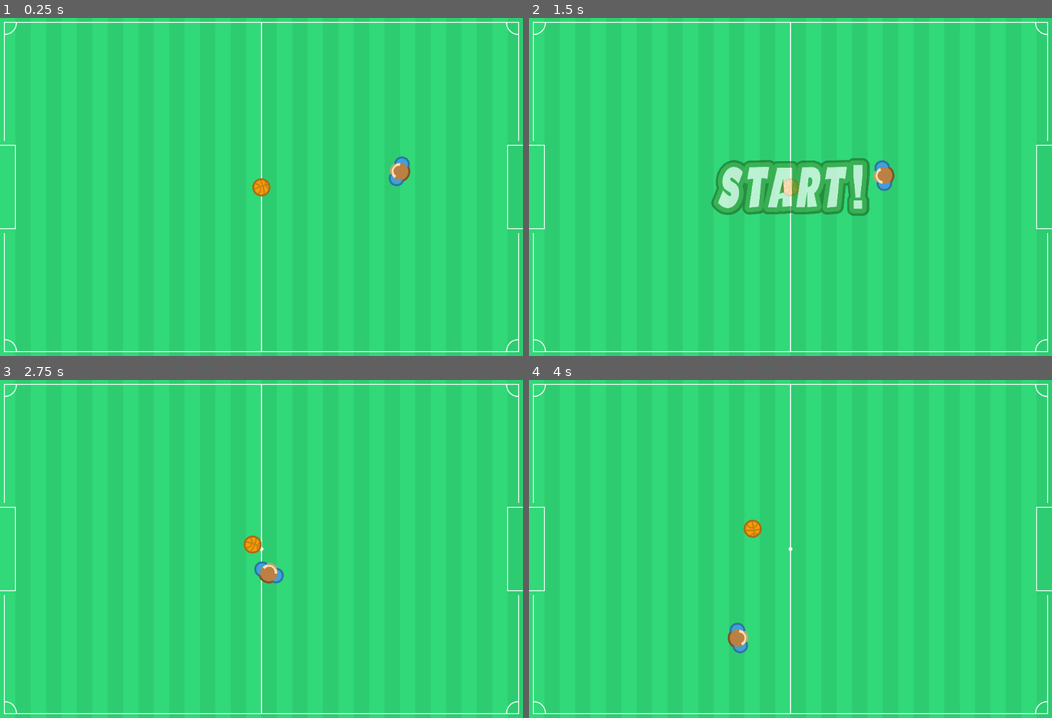
Above: before the commit, frames 1-4 (two rows, left to right).
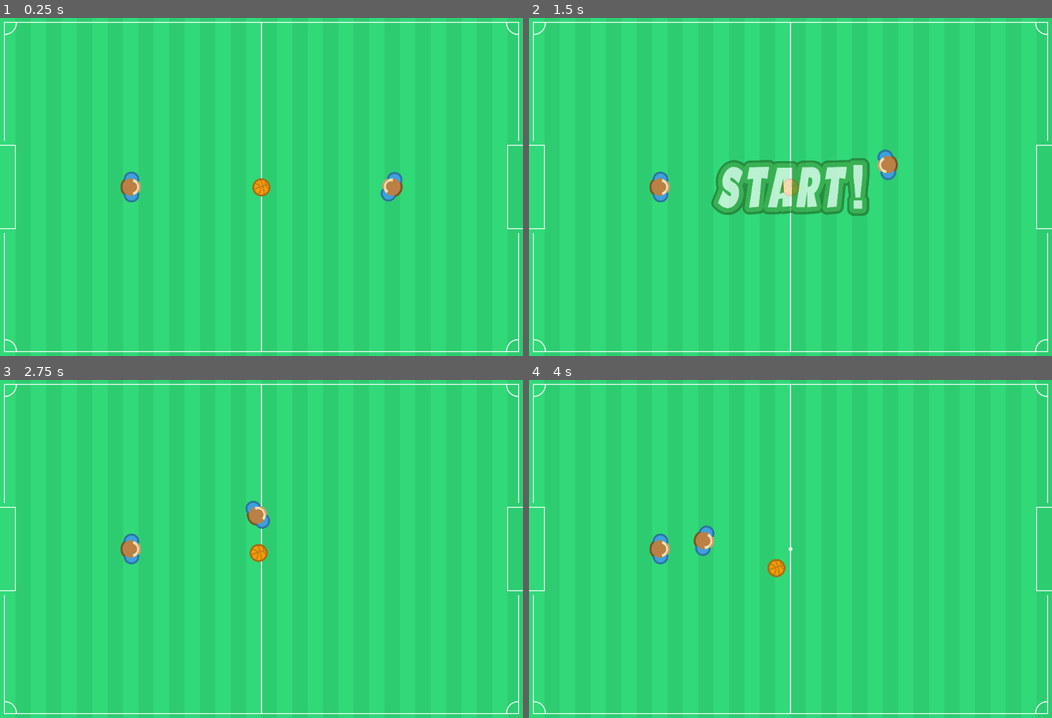
Above: after the commit, the same moments.

Repository: TheVulcoreTeam/SoccerFight
Game: Godot game, scene res://Game/Game.tscn
Same seed, same stepped clock (60 frames per second), same inputs: the game is played once before the commit and once after it. This scene is started directly instead of the project's main scene.
Inputs (mouse positions are in pixels of both pictures, inside the frame that each line leads up to):
- Up to frame 1 (0.25 s): no input
- Up to frame 2 (1.5 s): move the mouse to (905, 170) at 0.52 s; press the mouse at (905, 170) at 0.53 s; move the mouse to (685, 203) at 1.27 s; release the mouse at (685, 203) at 1.28 s; click (685, 203) at 1.35 s
- Up to frame 3 (2.75 s): move the mouse to (313, 474) at 2.02 s; press the mouse at (313, 474) at 2.03 s
- Up to frame 4 (4 s): move the mouse to (764, 616) at 2.77 s; release the mouse at (764, 616) at 2.78 s; click (764, 616) at 2.85 s; move the mouse to (947, 599) at 3.52 s; press the mouse at (947, 599) at 3.53 s

The runs differ from the first frame. In frame 1, 0.7% of the frame differs, in the area x 23-79%, y 40-55%; in frame 2, 0.7%; in frame 3, 1.1%; in frame 4, 1.1%, in the area x 23-50%, y 41-81%.

Commit message:
Spawning player

Diff:
--- a/Autoloads/ClientWS.gd
+++ b/Autoloads/ClientWS.gd
@@ -85,6 +85,10 @@
 		get_tree().change_scene("res://Game/Game.tscn")
 		return
 
+	if dict["eventName"] == "start":
+		Main.side = dict["data"]["position"]
+		return
+
 func sendDic(dic):
 	var tjson = JSON.print(dic)
 	_client.get_peer(1).put_packet(tjson.to_utf8())
--- /dev/null
+++ b/Autoloads/Main.gd
@@ -0,0 +1,7 @@
+extends Node
+
+var client
+var side
+
+var player1
+var player2
--- a/Game/Actors/Player/Player.gd
+++ b/Game/Actors/Player/Player.gd
@@ -5,9 +5,11 @@
 
 var impulse = Vector2.ZERO
 
+var remote_user = false
 
 func _physics_process(delta):
-	$Sprite.look_at(get_global_mouse_position())
+	if !remote_user:
+		$Sprite.look_at(get_global_mouse_position())
 
 
 func _integrate_forces(state):
@@ -20,7 +22,8 @@
 
 
 func mouse_impulse():
-	impulse = get_local_mouse_position()
+	if !remote_user:
+		impulse = get_local_mouse_position()
 
 
 func _input(event):
@@ -28,5 +31,5 @@
 		mouse_impulse()
 
 
-#func _on_Player_body_entered(body):
-##	if body is Ball:
+func set_as_remote():
+	remote_user = true
--- a/Game/SoccerField/SoccerField.gd
+++ b/Game/SoccerField/SoccerField.gd
@@ -1,9 +1,28 @@
 extends Node2D
 
 var ball_rec = preload("res://Game/Actors/Ball/Ball.tscn")
+var player_rec = preload("res://Game/Actors/Player/Player.tscn")
 
 func _ready():
 	Events.connect("respawn_ball", self, "_on_respawn_ball")
+
+	Main.player1 = player_rec.instance()
+	Main.player2 = player_rec.instance()
+
+	if Main.side:
+		Main.player1.position.x = get_viewport().size.x * 0.25
+		Main.player2.position.x = get_viewport().size.x * 0.75
+	else:
+		Main.player1.position.x = get_viewport().size.x * 0.75
+		Main.player2.position.x = get_viewport().size.x * 0.25
+
+	Main.player2.set_as_remote()
+
+	Main.player1.position.y = get_viewport().size.y / 2
+	add_child(Main.player1)
+
+	Main.player2.position.y = get_viewport().size.y / 2
+	add_child(Main.player2)
 
 
 func _on_LeftGoal_body_entered(body):
--- a/Game/SoccerField/SoccerField.tscn
+++ b/Game/SoccerField/SoccerField.tscn
@@ -1,7 +1,6 @@
-[gd_scene load_steps=8 format=2]
+[gd_scene load_steps=7 format=2]
 
 [ext_resource path="res://Game/SoccerField/Backround.tscn" type="PackedScene" id=1]
-[ext_resource path="res://Game/Actors/Player/Player.tscn" type="PackedScene" id=2]
 [ext_resource path="res://Game/Actors/Ball/Ball.tscn" type="PackedScene" id=3]
 [ext_resource path="res://Game/SoccerField/SoccerField.gd" type="Script" id=4]
 
@@ -42,12 +41,6 @@
 [node name="Shape" type="CollisionShape2D" parent="Goals/Right"]
 shape = SubResource( 2 )
 
-[node name="Player" parent="." instance=ExtResource( 2 )]
-position = Vector2( 832, 320 )
-physics_material_override = null
-custom_integrator = false
-contact_monitor = false
-
 [node name="Ball" parent="." instance=ExtResource( 3 )]
 position = Vector2( 543.869, 352.738 )
 collision_layer = 2
--- a/project.godot
+++ b/project.godot
@@ -26,6 +26,7 @@
 
 [autoload]
 
+Main="*res://Autoloads/Main.gd"
 Events="*res://Autoloads/Events.gd"
 SoundManager="*res://Autoloads/SoundManager.tscn"
 
